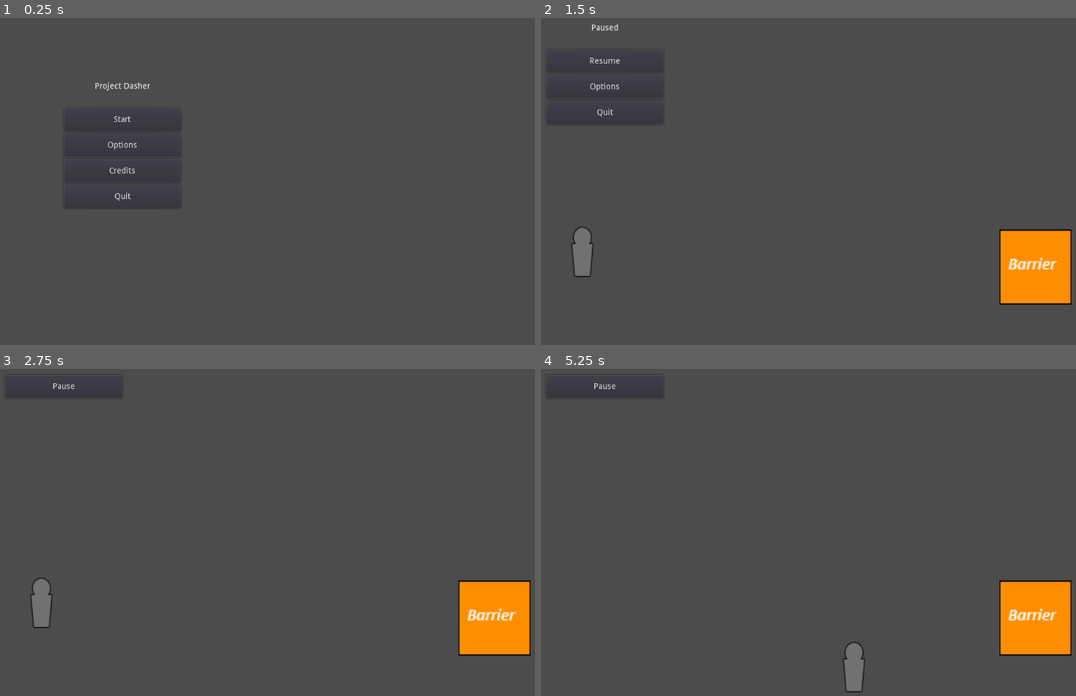
Above: before the commit, frames 1-4 (two rows, left to right).
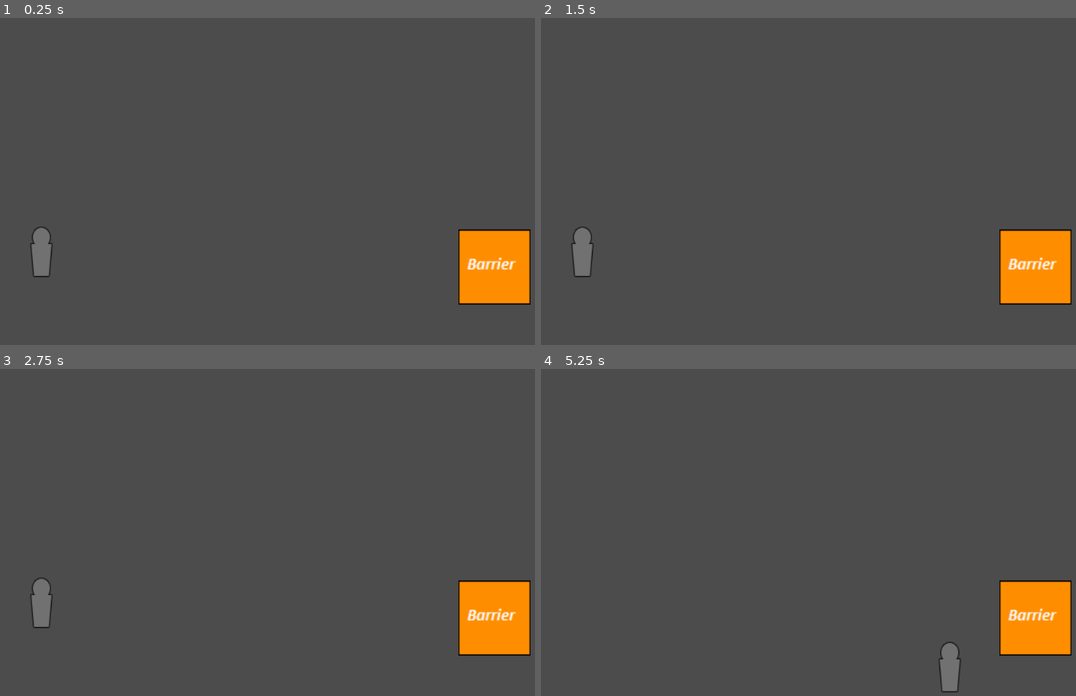
Above: after the commit, the same moments.

Repository: AnnsAnns/GameOff2019
Game: Godot game, scene res://Scenes/maps/test.tscn
Two runs of this game, one before a commit and one after it. Both use one fixed random seed, a clock stepped at 60 frames per second and the inputs below. Before the commit the project starts from res://Scenes/maps/MainMenuMap.tscn.
Inputs (mouse positions are in pixels of both pictures, inside the frame that each line leads up to):
- Up to frame 1 (0.25 s): no input
- Up to frame 2 (1.5 s): click (664, 119) at 0.5 s, where only the run before the commit has a clickable "Start"; click (605, 34) at 1.25 s, where only the run before the commit has a clickable "Pause"
- Up to frame 3 (2.75 s): click (64, 411) at 2 s, where only the run before the commit has a clickable "Resume"
- Up to frame 4 (5.25 s): tap Enter at 2.75 s; hold D (right) 2.78-3.53 s; hold Space (dash) 2.78-3.53 s; hold S (down) 3.53-4.28 s; tap Space (dash) at 3.6, 5.1 s; hold D (right) 4.28-5.03 s; hold Space (dash) 4.28-5.03 s; hold W (up) from 5.03 s (still down)

The runs differ from the first frame. In frame 1, 3.8% of the frame differs, in the area x 5-100%, y 19-88%; in frame 2, 0.2%; in frame 3, less than 0.1%; in frame 4, 1.0%.

Commit message:
made npc scenes that derrive from character scene

Diff:
--- /dev/null
+++ b/Scenes/Characters/Character.tscn
@@ -0,0 +1,20 @@
+[gd_scene load_steps=4 format=2]
+
+[ext_resource path="res://Scripts/Character.gd" type="Script" id=1]
+[ext_resource path="res://Scenes/Characters/Textures/default.png" type="Texture" id=2]
+
+[sub_resource type="CapsuleShape2D" id=1]
+radius = 13.2402
+height = 33.8626
+
+[node name="Character" type="KinematicBody2D"]
+script = ExtResource( 1 )
+__meta__ = {
+"_edit_group_": true
+}
+
+[node name="Sprite" type="Sprite" parent="."]
+texture = ExtResource( 2 )
+
+[node name="CollisionShape2D" type="CollisionShape2D" parent="."]
+shape = SubResource( 1 )
--- /dev/null
+++ b/Scenes/Characters/NPCEnemy.tscn
@@ -0,0 +1,9 @@
+[gd_scene load_steps=3 format=2]
+
+[ext_resource path="res://Scenes/Characters/Character.tscn" type="PackedScene" id=1]
+[ext_resource path="res://Scenes/Characters/Textures/npcenemy.png" type="Texture" id=2]
+
+[node name="Npcenemy" index="0" instance=ExtResource( 1 )]
+
+[node name="Sprite" parent="." index="0"]
+texture = ExtResource( 2 )
--- /dev/null
+++ b/Scenes/Characters/NPCFriendly.tscn
@@ -0,0 +1,9 @@
+[gd_scene load_steps=3 format=2]
+
+[ext_resource path="res://Scenes/Characters/Character.tscn" type="PackedScene" id=1]
+[ext_resource path="res://Scenes/Characters/Textures/npcfriendly.png" type="Texture" id=2]
+
+[node name="Npcfriendly" index="0" instance=ExtResource( 1 )]
+
+[node name="Sprite" parent="." index="0"]
+texture = ExtResource( 2 )
--- a/Scenes/Characters/Player.tscn
+++ b/Scenes/Characters/Player.tscn
@@ -20,5 +20,5 @@
 shape = SubResource( 1 )
 
 [node name="dash_timer" type="Timer" parent="."]
-wait_time = 5.0
+wait_time = 2.0
 [connection signal="timeout" from="dash_timer" to="." method="_on_dash_timer_timeout"]
--- /dev/null
+++ b/Scripts/Character.gd
@@ -0,0 +1,8 @@
+extends KinematicBody2D
+
+const SPEED = 10
+const MAX_SPEED = 200
+const FRICTION = 0.1
+
+func _ready():
+	pass # Replace with function body.
--- a/project.godot
+++ b/project.godot
@@ -16,12 +16,8 @@
 [application]
 
 config/name="Project Dasher"
-run/main_scene="res://Scenes/maps/MainMenuMap.tscn"
+run/main_scene="res://Scenes/maps/test.tscn"
 config/icon="res://icon.png"
-
-[debug]
-
-settings/stdout/verbose_stdout=true
 
 [input]
 
Binary file added: Scenes/Characters/Textures/default.png
Not shown, added: Scenes/Characters/Textures/default.png.import
Binary file added: Scenes/Characters/Textures/npcenemy.png
Not shown, added: Scenes/Characters/Textures/npcenemy.png.import
